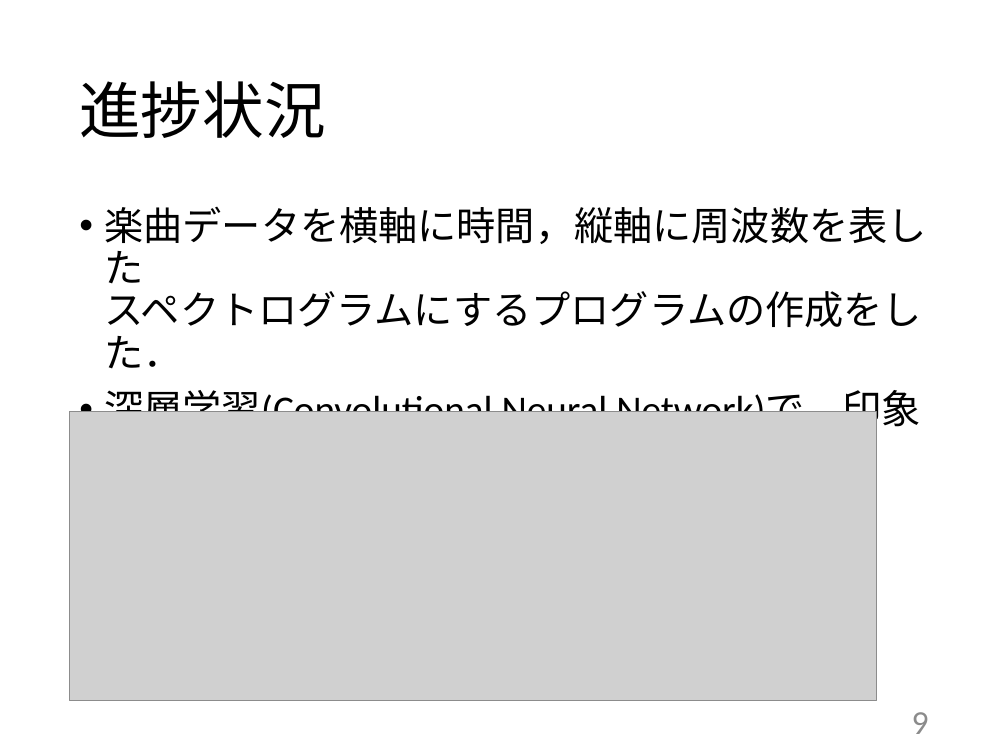
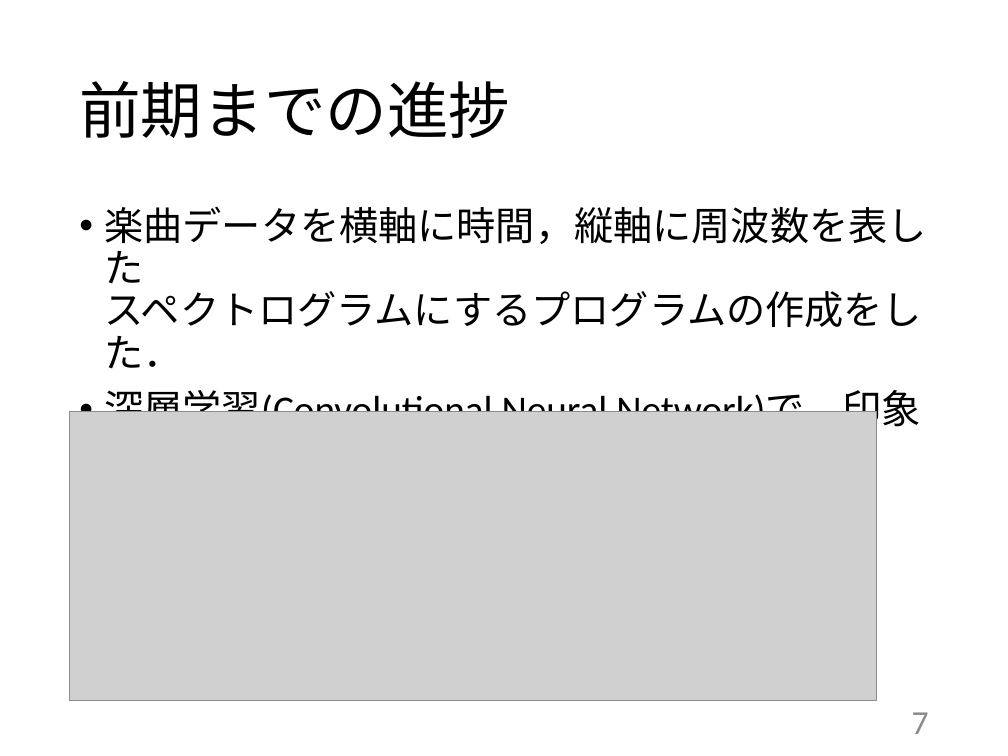
Before and after one commit to kait-takanolab/1821144-yoshii-thesis, a slide deck: slide 7 of 発表用スライド/1821144_yoshii_thesis.pptx (slide 9 before the commit). Drawn at 1008x756 pixels with LibreOffice and Linux fonts; fonts in the diff are those of the drawing; grey boxes stand for pictures. Boxes give left, top, right and bottom in pixels: in the first picture for what was removed or moved away, otherwise in the second. Text is boxed around its words. In the diff, an @@ line names an element or a change of style, - is before the commit and + after.

```diff
--- a/発表用スライド/1821144_yoshii_thesis.pptx
+++ b/発表用スライド/1821144_yoshii_thesis.pptx
@@ title at <box>79,81,510,138</box>: text changed @@
-進捗状況
+前期までの進捗
@@ page number at <box>912,712,929,734</box>: text changed @@
-9
+7
```
Also in this commit, not shown: 3 other slides changed, 1 slide removed.
